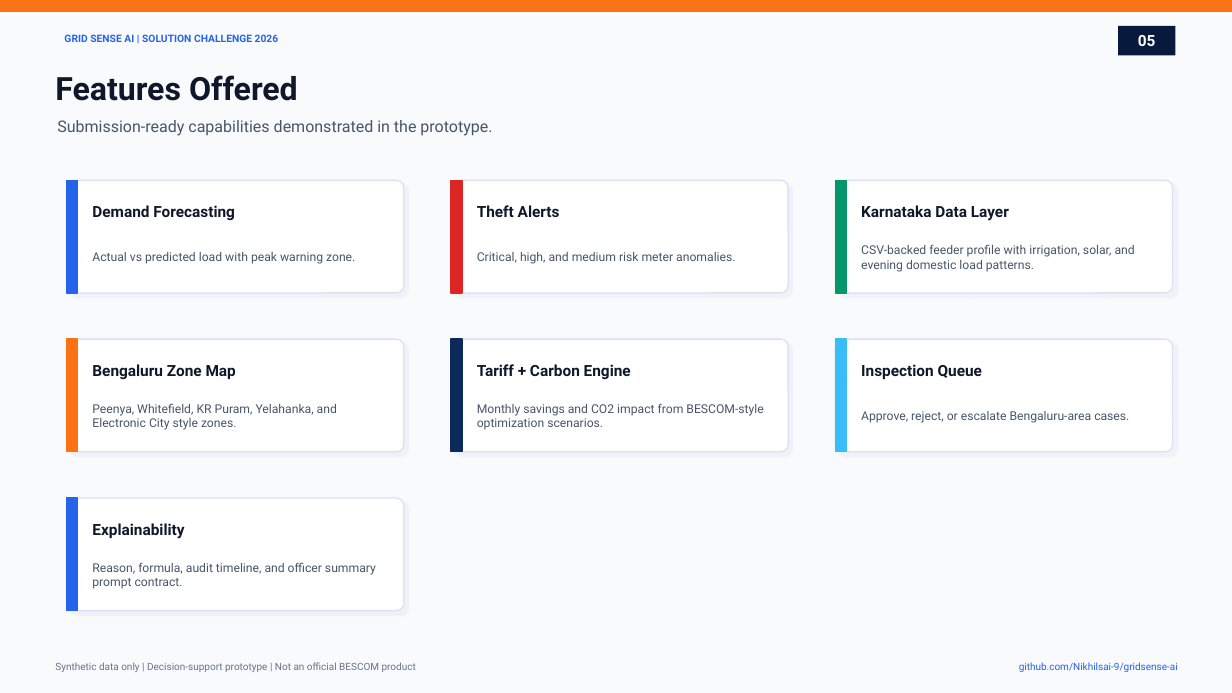
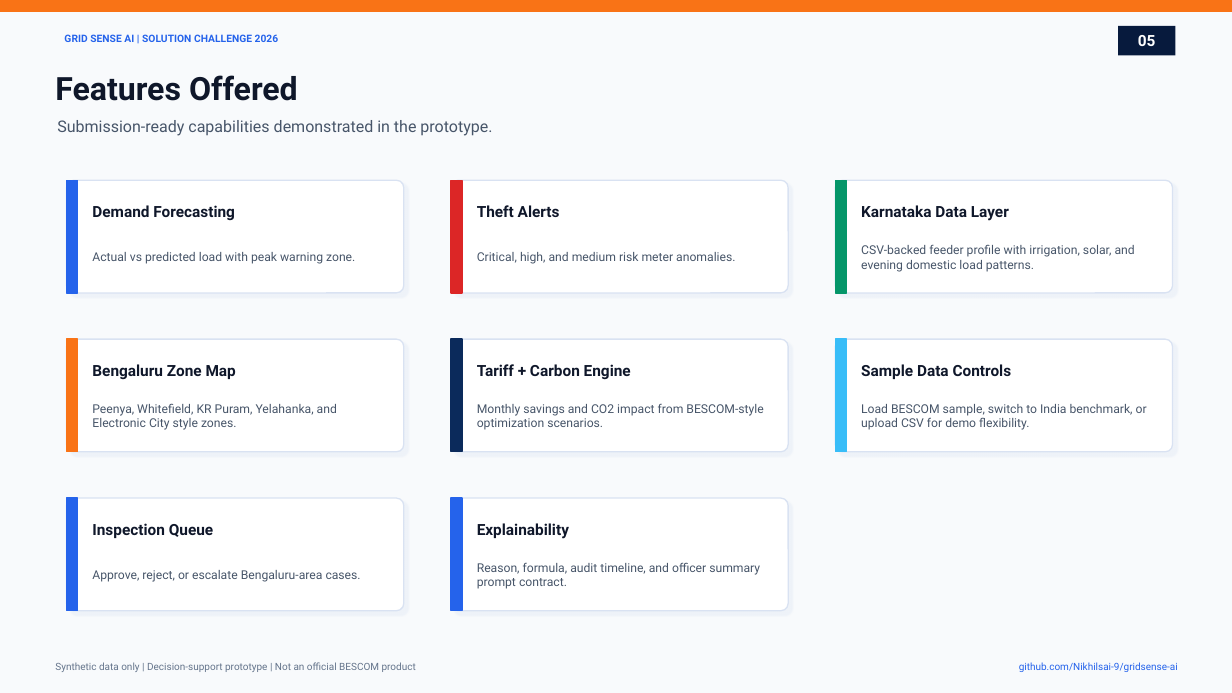
Before and after one commit to Nikhilsai-9/gridsense-ai, a slide deck: slide 5 of submission-deck/GridSense_AI_Prototype_Submission.pptx. Drawn at 1232x693 pixels with LibreOffice and Linux fonts; fonts in the diff are those of the drawing. Boxes give left, top, right and bottom in pixels: in the first picture for what was removed or moved away, otherwise in the second. Text is boxed around its words. In the diff, an @@ line names an element or a change of style, - is before the commit and + after.

Commit message:
Add SEO, sample data controls, and Vercel streaming path

```diff
--- a/submission-deck/GridSense_AI_Prototype_Submission.pptx
+++ b/submission-deck/GridSense_AI_Prototype_Submission.pptx
@@ text at (861,364,1012,379): text changed @@
-Inspection Queue
+Sample Data Controls
@@ text at (861,404,1147,430): text changed @@
-Approve, reject, or escalate Bengaluru-area cases.
+Load BESCOM sample, switch to India benchmark, or upload CSV for demo flexibility.
@@ rounded rectangle added at (451,498,788,611), fill #FFFFFF, outline #D9E2F2 1 pt @@
@@ rectangle added at (451,498,462,611), fill #2563EB, outline #2563EB 1 pt @@
@@ text at (92,523,213,538): text changed @@
-Explainability
+Inspection Queue
@@ text added at (477,523,569,539), 12 pt, text #0F172A, bold @@
+Explainability
@@ text added at (477,562,760,589), 9.5 pt, text #475569 @@
+Reason, formula, audit timeline, and officer summary prompt contract.
@@ text at (92,570,361,582): text changed @@
-Reason, formula, audit timeline, and officer summary prompt contract.
+Approve, reject, or escalate Bengaluru-area cases.
```
Also in this commit, not shown: 2 other slides changed, 19 other files.
